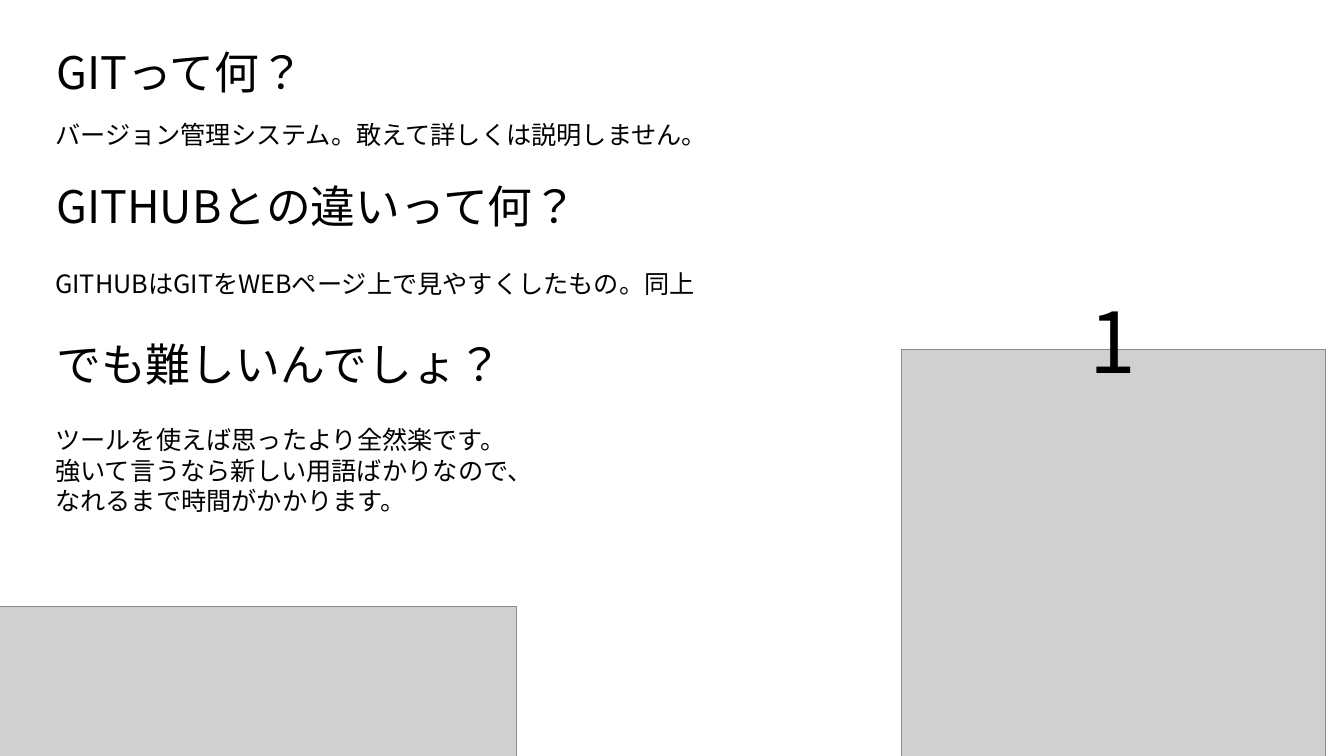
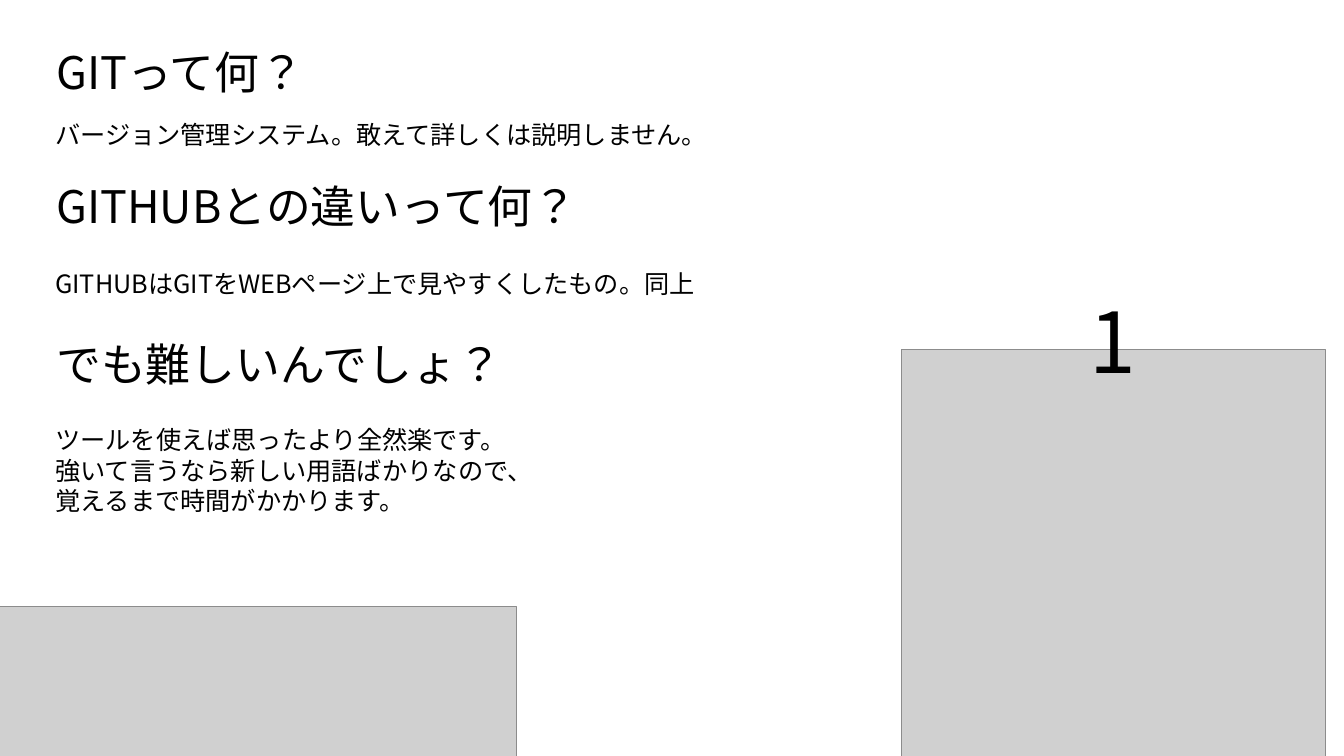
Before and after one commit to HattoriNaoki-t/git_study, a slide deck: slide 2 of GITHUB運用の勧め.pptx. Drawn at 1344x756 pixels with LibreOffice and Linux fonts; fonts in the diff are those of the drawing; grey boxes stand for pictures. Boxes give left, top, right and bottom in pixels: in the first picture for what was removed or moved away, otherwise in the second. Text is boxed around its words. In the diff, an @@ line names an element or a change of style, - is before the commit and + after.

```diff
--- a/GITHUB運用の勧め.pptx
+++ b/GITHUB運用の勧め.pptx
@@ text at box(55, 488, 405, 512): text changed @@
-なれるまで時間がかかります。
+覚えるまで時間がかかります。
```
Also in this commit, not shown: 2 other slides changed.
